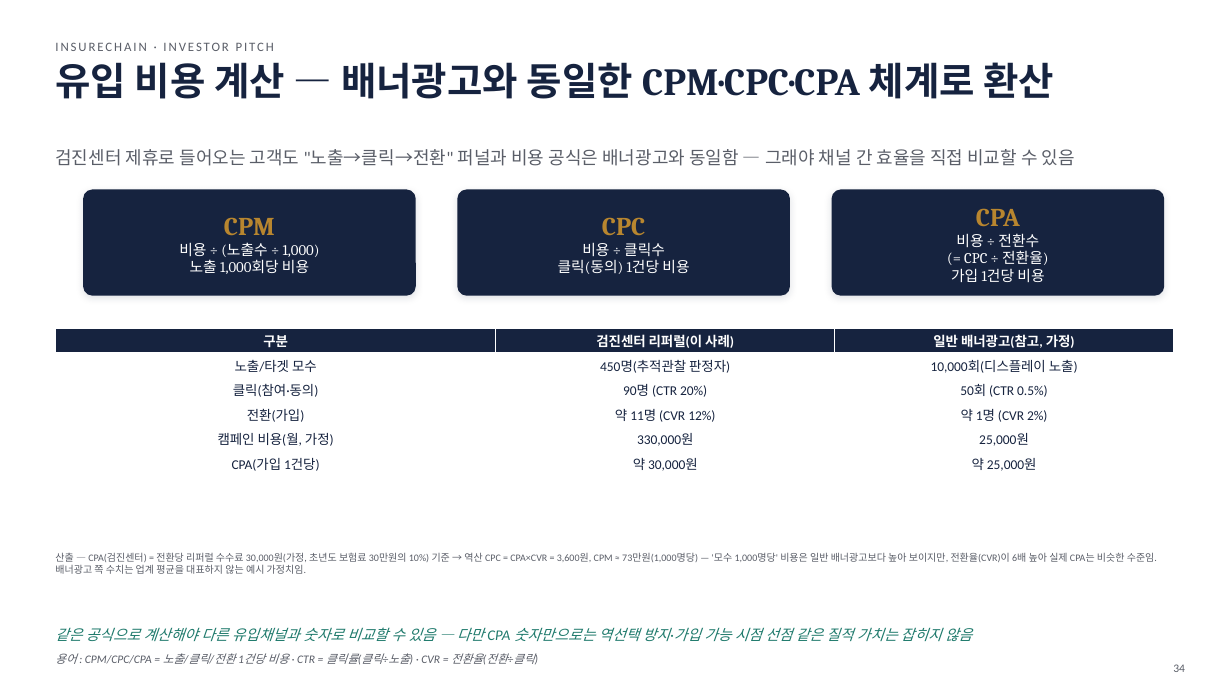
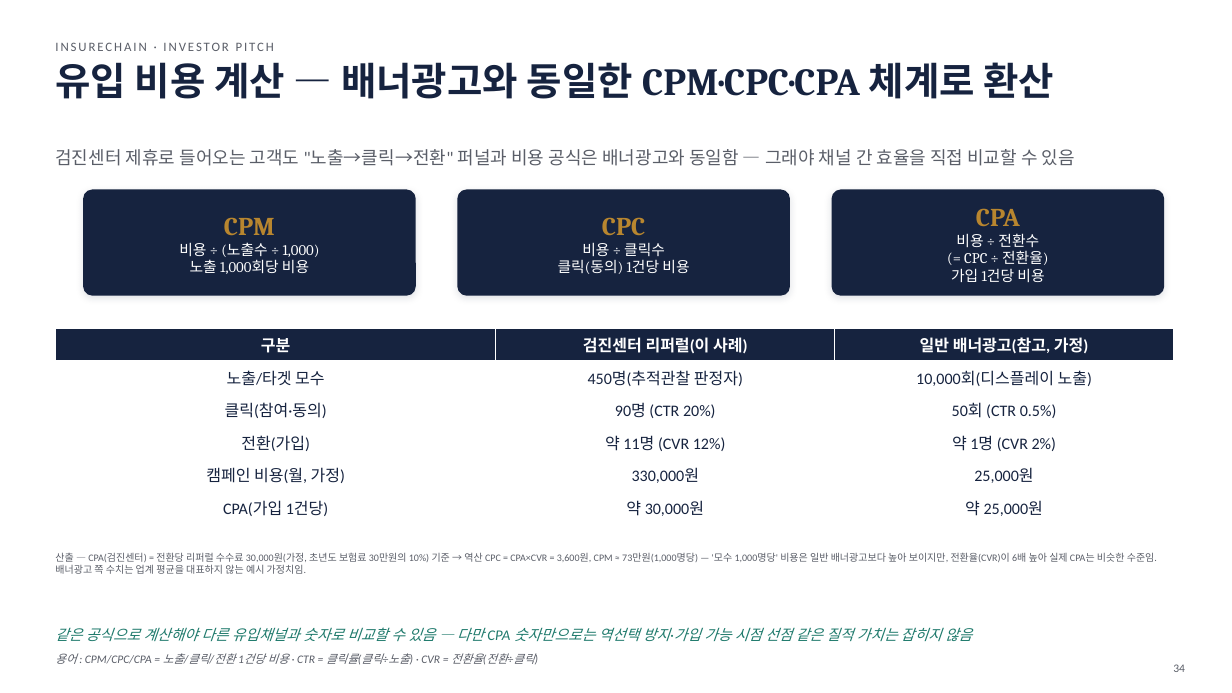
Before and after one commit to leeyonsei78/capstone_project_alpha, a slide deck: slide 34 of 인슈어체인_투자피칭_발표자료.pptx. Drawn at 1232x693 pixels with LibreOffice and Linux fonts; fonts in the diff are those of the drawing. Boxes give left, top, right and bottom in pixels: in the first picture for what was removed or moved away, otherwise in the second. Text is boxed around its words. In the diff, an @@ line names an element or a change of style, - is before the commit and + after.

```diff
--- a/인슈어체인_투자피칭_발표자료.pptx
+++ b/인슈어체인_투자피칭_발표자료.pptx
@@ table at bbox=[55, 328, 1175, 578] @@
@@ size 10.5 to 12.5 pt @@
```
Also in this commit, not shown: 22 other slides changed, 1 other file.
